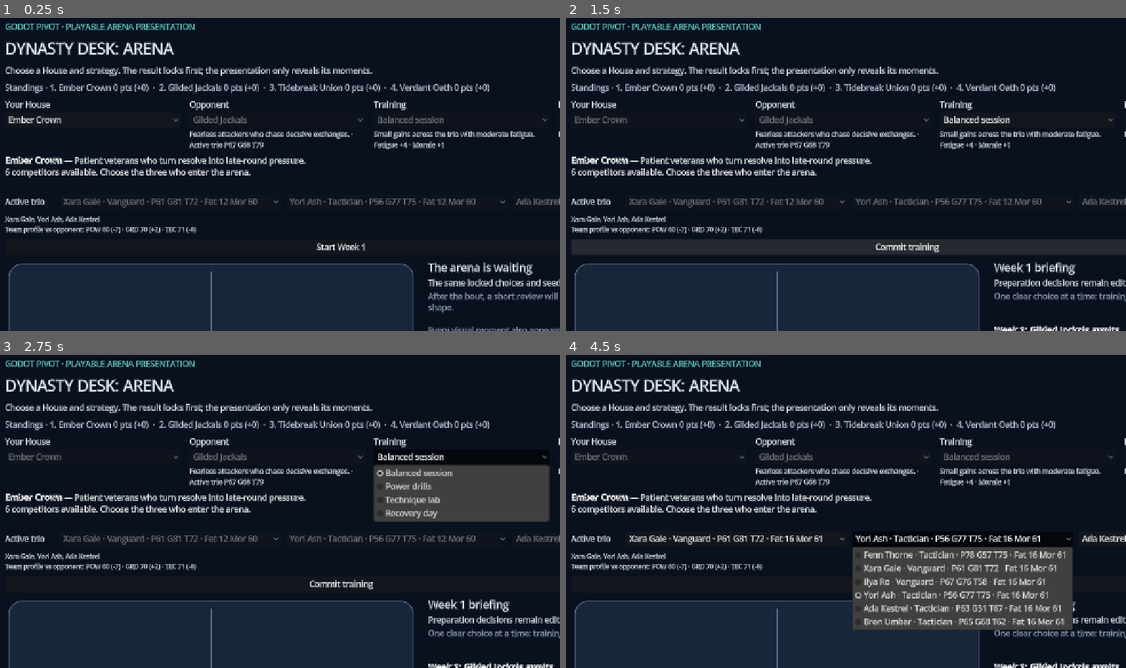
Above: before the commit, frames 1-4 (two rows, left to right).
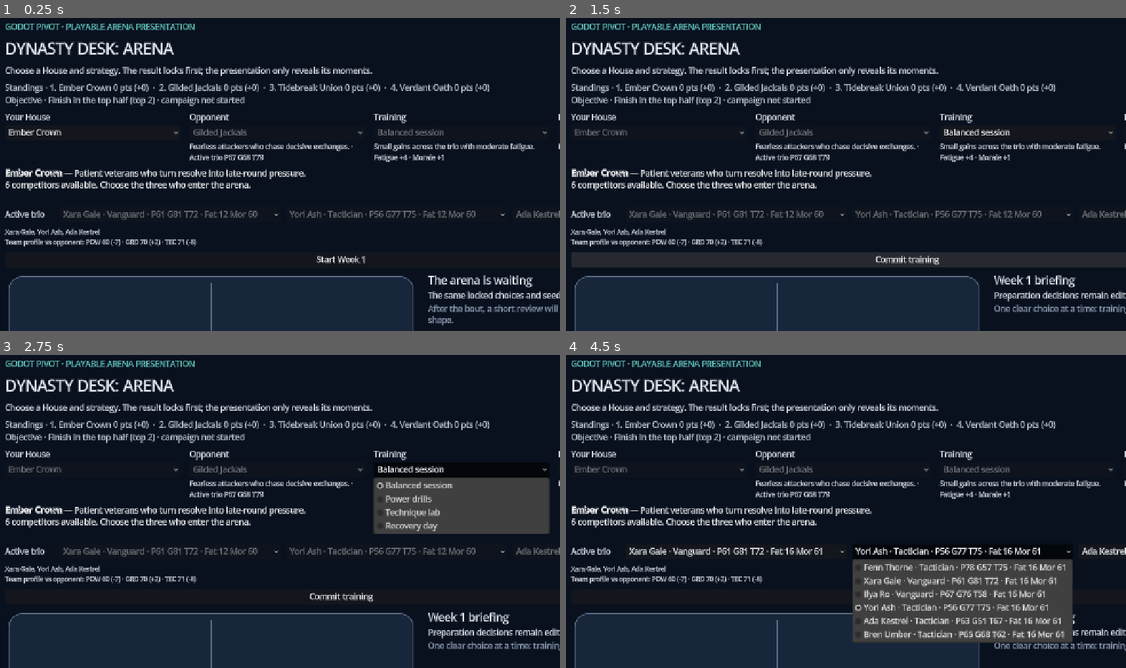
Above: after the commit, the same moments.

Repository: MightyOwl1484/dynasty-desk
Game: Godot game, scene res://main.tscn
Two runs of this game, one before a commit and one after it. Both use one fixed random seed, a clock stepped at 60 frames per second and the inputs below.
Inputs:
- Up to frame 1 (0.25 s): no input
- Up to frame 2 (1.5 s): click "Start Week 1" at 0.5 s; click "Open training plan" at 1.25 s
- Up to frame 3 (2.75 s): click "Balanced session" at 2 s
- Up to frame 4 (4.5 s): click "Commit training" at 2.75 s; click "Xara Gale · Vanguard · P61 G8…" at 3.5 s; click "Yori Ash · Tactician · P56 G7…" at 4.25 s

The runs differ from the first frame. In frame 1, 15% of the frame differs, in the area x 0-100%, y 25-100%; in frame 2, 20%; in frame 3, 16%; in frame 4, 18%.

Commit message:
Show campaign objective from the start

Diff:
--- a/game/src/application/season_state.gd
+++ b/game/src/application/season_state.gd
@@ -21,6 +21,11 @@
 	return {
 		"schema_version": 1,
 		"seed": seed_value,
+		"objective": {
+			"kind": "finish_position",
+			"target_position": ceili(float(houses.size()) / 2.0),
+			"label": "Finish in the top half"
+		},
 		"schedule": schedule.duplicate(true),
 		"standings": standings,
 		"results": [],
@@ -110,7 +115,8 @@
 			standout_name = competitor["name"]
 			standout_points = event_points
 
-	var objective_target: int = ceili(float(standings.size()) / 2.0)
+	var objective: Dictionary = _objective(season, standings.size())
+	var objective_target: int = int(objective["target_position"])
 	var objective_achieved: bool = player_position <= objective_target
 	return {
 		"champion_id": standings[0]["house_id"],
@@ -121,11 +127,30 @@
 		"losses": player_row["losses"],
 		"points": player_row["points"],
 		"score_difference": player_row["score_difference"],
-		"objective": "Finish in the top half",
+		"objective": objective["label"],
+		"objective_target": objective_target,
 		"objective_achieved": objective_achieved,
 		"standout_name": standout_name,
 		"standout_points": standout_points,
 		"headline": "%s are arena champions." % standings[0]["house_name"]
+	}
+
+
+static func objective_status(season: Dictionary, player_house_id: String) -> Dictionary:
+	var standings := table(season)
+	var objective := _objective(season, standings.size())
+	var current_position: int = 0
+	for row_index in range(standings.size()):
+		if standings[row_index]["house_id"] == player_house_id:
+			current_position = row_index + 1
+			break
+	assert(current_position > 0, "Objective House must exist in standings")
+	return {
+		"label": objective["label"],
+		"target_position": objective["target_position"],
+		"current_position": current_position,
+		"on_track": current_position <= int(objective["target_position"]),
+		"weeks_played": season["completed_weeks"].size()
 	}
 
 
@@ -170,3 +195,13 @@
 	for fixture in schedule:
 		weeks[int(fixture["week"])] = true
 	return weeks.size()
+
+
+static func _objective(season: Dictionary, house_count: int) -> Dictionary:
+	if season.get("objective") is Dictionary:
+		return season["objective"].duplicate(true)
+	return {
+		"kind": "finish_position",
+		"target_position": ceili(float(house_count) / 2.0),
+		"label": "Finish in the top half"
+	}
--- a/game/src/main.gd
+++ b/game/src/main.gd
@@ -731,7 +731,13 @@
 	for row in SeasonStateScript.table(_season_state):
 		entries.append("%d. %s %d pts (%+d)" % [place, row["house_name"], row["points"], row["score_difference"]])
 		place += 1
-	_standings_label.text = "Standings · %s" % "  ·  ".join(entries)
+	var standings_text := "Standings · %s" % "  ·  ".join(entries)
+	var objective_house_id: String = _career_house.get("id", _houses[_house_picker.selected]["id"])
+	var objective := SeasonStateScript.objective_status(_season_state, objective_house_id)
+	var objective_progress := "campaign not started" if objective["weeks_played"] == 0 else "currently %d of %d" % [objective["current_position"], _houses.size()]
+	_standings_label.text = "%s\nObjective · %s (top %d) · %s" % [
+		standings_text, objective["label"], objective["target_position"], objective_progress
+	]
 	_standings_label.accessibility_description = _standings_label.text
 
 
--- a/game/tests/run_tests.gd
+++ b/game/tests/run_tests.gd
@@ -182,6 +182,8 @@
 	var houses := PrototypeLeagueScript.create_houses()
 	var schedule := SeasonScheduleScript.create(houses)
 	var season := SeasonStateScript.start(houses, schedule, 104729)
+	var opening_objective := SeasonStateScript.objective_status(season, houses[0]["id"])
+	_expect(opening_objective["target_position"] == 2 and opening_objective["weeks_played"] == 0, "season objective is visible before the first week")
 	for week_number in range(1, 4):
 		season = SeasonStateScript.resolve_week(season, houses, week_number)
 	var table := SeasonStateScript.table(season)
@@ -219,6 +221,8 @@
 	_expect(review["wins"] + review["losses"] == 3, "season review records the complete player campaign")
 	_expect(not str(review["champion_name"]).is_empty() and not str(review["standout_name"]).is_empty(), "season review names a champion and player standout")
 	_expect(review["objective_achieved"] == (review["player_position"] <= 2), "top-half objective verdict follows the final table")
+	var final_objective := SeasonStateScript.objective_status(season, houses[0]["id"])
+	_expect(final_objective["current_position"] == review["player_position"] and final_objective["on_track"] == review["objective_achieved"], "objective progress and final verdict share one rule")
 
 
 func _expect(condition: bool, message: String) -> void:
Not shown, changed: README.md
Not shown, changed: docs/GAMEPLAY_REVIEW.md
Not shown, changed: docs/ROADMAP.md
